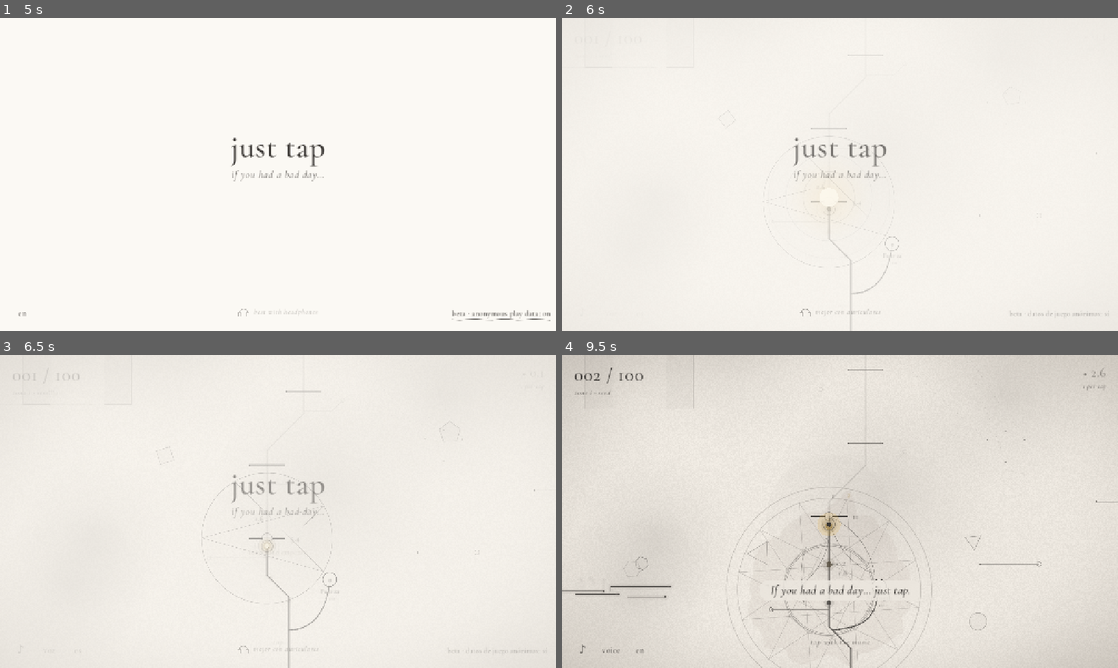
Above: before the commit, frames 1-4 (two rows, left to right).
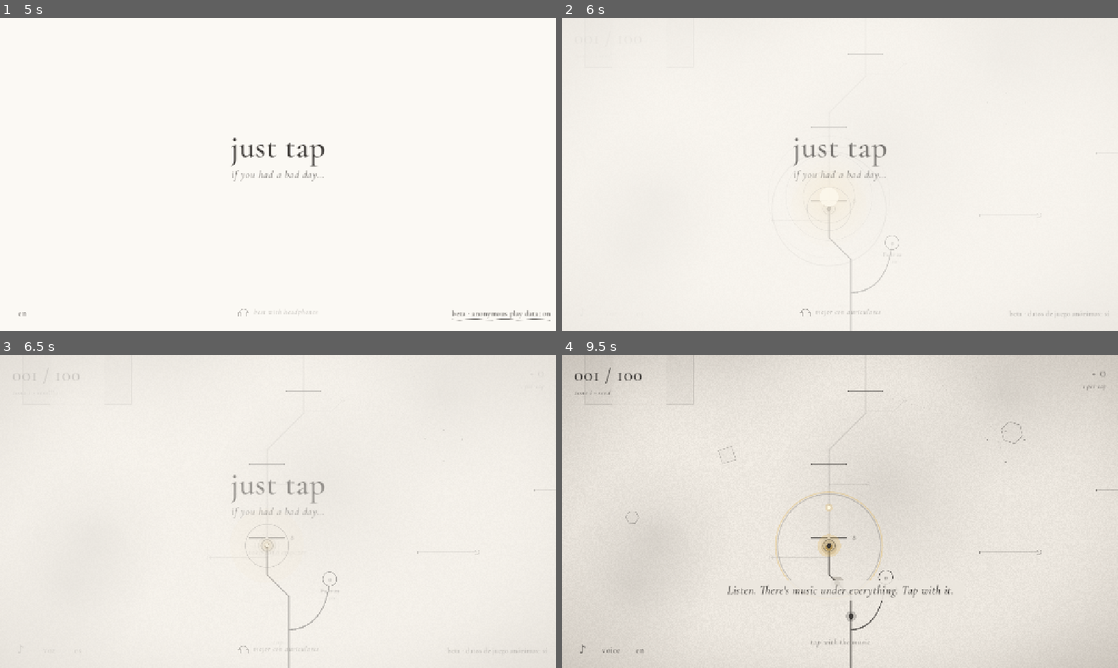
Above: after the commit, the same moments.

Repository: pablopalma/just-tap-repository
Game: Godot game, scene res://scenes/main.tscn
The game is run twice, just before and just after one commit, with the same random seed, the same clock (stepped at 60 frames per second) and the same inputs. Sound files missing from this copy of the repository are replaced by a short silence.
Inputs (mouse positions are in pixels of both pictures, inside the frame that each line leads up to):
- Up to frame 1 (5 s): click "en" at 0.5 s; click "es" at 1.25 s; click "beta · anonymous play data: on" at 2 s; click "beta · anonymous play data: o…" at 2.75 s; click "beta · anonymous play data: on" at 3.5 s; click "beta · anonymous play data: o…" at 4.25 s
- Up to frame 2 (6 s): tap Enter (ui_accept) at 5, 5.27, 5.57 s; move the mouse to (962, 158) at 5.02 s; hold Right (ui_right) 5.03-5.75 s; hold Space 5.03-5.75 s; click (962, 158) at 5.17 s; click "en" at 5.75 s
- Up to frame 3 (6.5 s): no input
- Up to frame 4 (9.5 s): click "es" at 6.5 s; tap Enter (ui_accept) at 7.25, 7.52, 7.82, 9.02, 9.32 s; move the mouse to (728, 527) at 7.27 s; hold Down (ui_down) 7.28-8.03 s; tap Space at 7.35, 8.85 s; click (728, 527) at 7.42 s; move the mouse to (895, 442) at 8.02 s; hold Right (ui_right) 8.03-8.78 s; hold Space 8.03-8.78 s; click (895, 442) at 8.17 s; move the mouse to (812, 574) at 8.77 s; hold Up (ui_up) from 8.78 s (still down); click (812, 574) at 8.92 s

Frame 1 is identical in both runs. In frame 2, 0.2% of the frame differs, in the area x 36-61%, y 11-89%; in frame 3, 0.4%; in frame 4, 3.5%, in the area x 0-100%, y 4-100%.

Commit message:
La práctica del pulso para jugadores nuevos; notas de luz más visibles; 0.18.0-beta
Por un comentario en Reddit: antes de que suba la línea, una práctica
tranquila. Tres toques sueltos, cada uno una nota suave con el tema
apagado y bajo; después el pulso entra con las mismas notas de luz del
juego, y con cuatro toques a tiempo se abre en dorado y arranca. Usa las
voces que ya existían, nunca deja trabado y queda en la telemetría.
Las notas de luz, menos transparentes, y en las primeras barreras siguen
llegando desde abajo de la línea.

Co-Authored-By: Claude Opus 5.5 <noreply@anthropic.com>

Diff:
--- a/scripts/build_flags.gd
+++ b/scripts/build_flags.gd
@@ -22,7 +22,7 @@
 const TREE_INLINE := true
 
 ## Shown in the play data so balance can be compared between builds.
-const VERSION := "0.17.3-beta"
+const VERSION := "0.18.0-beta"
 
 ## Google Apps Script web app that receives the beta play data (docs/beta-datos.md). Empty: nothing
 ## is recorded and the title screen does not offer the switch.
--- a/scripts/main.gd
+++ b/scripts/main.gd
@@ -84,6 +84,8 @@
 const HOLD_LESSON_FROM := 12
 var lesson := false
 var _lesson_done := false
+## A new player's warm-up before the climb (scripts/world/warmup.gd): while it is on, taps go to it.
+var warmup: Warmup
 const NOW_START := 1.6  # seconds of bars and silence before the first hit
 var depth: DepthBackground
 var bird: GiantBird
@@ -334,6 +336,8 @@
 		return  # in a cinematic the tip plays on its own; in a story, we listen
 	if mode == Mode.INTRO:
 		_start()
+	elif warmup:
+		warmup.tap()
 	else:
 		GameState.tap("tap", Music.beat_at_tap())
 		_holding = true
@@ -361,8 +365,10 @@
 	# only once the tapping really adds up (3/11/2026: at barrier 6 it came less than a minute in)
 	if playing and g.stage >= HOLD_LESSON_FROM and not hud.hold_learned and g.taps_at_gate > 60:
 		Narrator.say("hold_1")
-	Music.pulse_on = lesson or (playing and Music.layers == 0 and g.beat_streak >= 2)
-	tip.lesson = lesson
+	var warm := warmup.phase if warmup else -1
+	Music.pulse_on = lesson or warm == 1 or (playing and Music.layers == 0 and g.beat_streak >= 2)
+	hud.warm = warm
+	tip.lesson = lesson or warm == 1   # the warm-up's beat part shows the game's own notes, bold
 	hud.lesson = lesson
 	tip.hold_k = clampf(_hold_t / HOLD_DELAY, 0.0, 1.0) if _holding else 0.0
 
@@ -405,6 +411,21 @@
 	GameState.running = true
 	if BuildFlags.is_dark(GameState.stage):
 		_enter_dark(true)  # a save from inside the dark
+	if cinematics_enabled and not SaveSystem.had_progress and GameState.stage == 1 and GameState.total_taps == 0 			and not GameState.cinemas.has("warmup"):
+		warmup = Warmup.new()
+		warmup.tip = tip
+		warmup.cam = camera
+		warmup.finished.connect(_on_warmup_done)
+		add_child(warmup)
+
+
+## The warm-up is over: the beat is learned if enough taps landed on it, and the climb begins.
+func _on_warmup_done(on_beat: int, taps: int) -> void:
+	GameState.cinemas["warmup"] = true
+	_lesson_done = on_beat >= Warmup.BEAT_TAPS
+	Telemetry.event("warmup", {"on_beat": on_beat, "taps": taps})
+	warmup.queue_free()
+	warmup = null
 
 
 ## The spark has become the tip: a soft wave of gold from it, and a note.
@@ -1021,6 +1042,9 @@
 	if intro != null:
 		_start()
 	_stop_cinematic(true)
+	if warmup:   # jumping somewhere skips the new player's warm-up
+		warmup.queue_free()
+		warmup = null
 	_pano = 0.0
 	# Visuals first: the jump itself may start a star or a fork, which must survive.
 	colour_wave.clear()
--- a/scripts/ui/hud.gd
+++ b/scripts/ui/hud.gd
@@ -23,6 +23,8 @@
 var hold_learned := false
 ## Main's lesson on the beat is on: its hint stays up the whole time.
 var lesson := false
+## Main's warm-up for a new player: 0 one tap at a time, 1 with the beat, -1 none.
+var warm := -1
 var _praise_t := 0.0
 
 
@@ -130,7 +132,13 @@
 	_beat_learned = _beat_learned or g.beat_streak >= 3
 	hold_learned = hold_learned or g.hold_taps_at_gate >= 4
 	if g.running and not g.finished and not g.cinematic:
-		if _total_taps < 3 and g.stage == 1:
+		if warm == 0:
+			hint = Loc.t("hint_tap")
+		elif warm == 1:
+			hint = Loc.t("hint_beat")
+		elif warm == 2:
+			hint = Loc.t("hint_beat_ok")
+		elif _total_taps < 3 and g.stage == 1:
 			hint = Loc.t("hint_tap")
 		elif _praise_t > 0.0:
 			hint = Loc.t("hint_beat_ok")
--- a/scripts/world/beat_notes.gd
+++ b/scripts/world/beat_notes.gd
@@ -3,17 +3,18 @@
 ## The notes of light that show the beat (JUST_TAP_GODOT.md §1, "Tocar con la música"): a few
 ## notes climbing a path towards a light, each reaching it as its beat sounds, a small gold ring as it
 ## lands. The tip draws them on the line; a star's or a fork's lights on their own paths.
+## Less see-through since 4/11/2026: players missed them.
 
 const NOTES := 3
 const GAP := 64.0   # px between notes
 
 
-## How clearly they show: faint at first, clear while a run on the beat lasts.
+## How clearly they show: clear from the start, fully while a run on the beat lasts.
 static func strength() -> float:
 	var g := GameState
 	if not g.running or g.finished or g.cinematic or g.total_taps <= 0:
 		return 0.0
-	return 0.35 + 0.65 * minf(1.0, g.beat_streak / 4.0)
+	return 0.55 + 0.45 * minf(1.0, g.beat_streak / 4.0)
 
 
 ## Draws them on `ci` for a light at `light` (in ci's space). `back` gives the point `d` px behind the
@@ -29,13 +30,13 @@
 		if p == Vector2.INF:
 			continue
 		var near := 1.0 - d / (gap * NOTES)
-		var a := ring * lerpf(0.35, 0.85, bold) * smoothstep(0.0, 0.35, near)
+		var a := ring * lerpf(0.7, 1.0, bold) * smoothstep(0.0, 0.35, near)
 		var r := lerpf(3.0, 5.5, near) * lerpf(1.0, 1.3, bold)
 		var col := Palette.INK.lerp(Palette.GOLD.darkened(0.2), smoothstep(0.55, 0.9, near) * maxf(bold, 0.5))
-		ci.draw_circle(p, r * 2.2, Color(col, a * 0.18))
+		ci.draw_circle(p, r * 2.2, Color(col, a * 0.25))
 		ci.draw_circle(p, r, Color(col, a))
 	# the moment of the beat: the note lands in the light and opens a small ring
 	var land := 1.0 - minf(1.0, ph / 0.25)
 	if land > 0.0:
 		ci.draw_arc(light, lerpf(12.0, 26.0, 1.0 - land), 0.0, TAU, 40,
-			Color(Palette.GOLD.darkened(0.2), 0.5 * land * ring), 1.5, true)
+			Color(Palette.GOLD.darkened(0.2), 0.7 * land * ring), 1.5, true)
--- a/scripts/world/tip.gd
+++ b/scripts/world/tip.gd
@@ -89,8 +89,11 @@
 ## The beat as notes of light climbing the line (BeatNotes), each reaching the tip as its beat sounds.
 func _draw_notes(ring: float) -> void:
 	var at := lit + jolt
+	# below the line's start (the very first barriers) they keep coming, straight on from below
+	var start: Vector2 = path.pos_at(0.0)
+	var down: Vector2 = (start - path.pos_at(8.0)).normalized()
 	BeatNotes.draw(self, Vector2.ZERO, func(d: float) -> Vector2:
-		return path.pos_at(at - d) - position if at - d >= 0.0 else Vector2.INF, ring, _bold)
+		return (path.pos_at(at - d) if at - d >= 0.0 else start + down * (d - at)) - position, ring, _bold)
 
 
 func _draw() -> void:
--- /dev/null
+++ b/scripts/world/warmup.gd
@@ -0,0 +1,147 @@
+class_name Warmup
+extends Node2D
+## A new player's first moments (4/11/2026, a player's suggestion on Reddit): before the line climbs,
+## a calm warm-up at the tip. First a few taps one at a time, each a soft note in a quiet room (the
+## theme muffled and low); then the beat comes in shown just as in the game, the notes of light
+## climbing the line to the tip (BeatNotes, drawn bold by the tip), and you tap as each one lands, until
+## a few are on the beat. The voice welcomes you (Main's own
+## greeting), gives the tip ("beat_1") and says you got it ("beat_2"). It never fails: after enough
+## taps it goes on anyway. Main sends it the taps and starts the game when it is finished.
+
+signal finished(on_beat: int, taps: int)
+
+const FREE_TAPS := 3      # one at a time, no rhythm yet
+const BEAT_TAPS := 4      # on the beat, to be done
+const MAX_TAPS := 14      # in the beat part: then it goes on anyway
+const RING := 46.0        # the light's ring, screen px
+const OUT_TIME := 1.8     # the ring opening in gold before the game starts
+## The theme while it lasts: muffled and low at first, opening as the beat comes in.
+const QUIET_CUT := 600.0
+const BEAT_CUT := 2200.0
+const QUIET_DB := -9.0
+
+var tip: Node2D
+var cam: Camera2D
+## 0 one tap at a time, 1 with the beat, 2 done.
+var phase := 0
+
+var _free := 0
+var _hits := 0
+var _taps := 0
+var _last_beat := -100
+var _t := 0.0
+var _out := -1.0
+var _blooms: Array[Dictionary] = []   # {t, gold}
+var _air: Tween
+
+
+func _ready() -> void:
+	z_index = 5
+	_set_air(QUIET_CUT, QUIET_DB, 1.5)
+
+
+func tap() -> void:
+	if phase == 0:
+		_free += 1
+		Music.play_celesta(_free * 2)   # a soft note climbing, no beat asked for yet
+		_blooms.append({"t": 0.0, "gold": false})
+		if _free >= FREE_TAPS:
+			phase = 1
+			_t = 0.0
+			_say("beat_1")
+			_set_air(BEAT_CUT, -4.0, 2.0)
+	elif phase == 1:
+		_taps += 1
+		var k: int = Music.beat_at_tap()
+		if k >= 0 and k != _last_beat:
+			_last_beat = k
+			_hits += 1
+			Music.play_accent(_hits)
+			_blooms.append({"t": 0.0, "gold": true})
+		else:
+			Music.play_tap(0.1, false)
+			_blooms.append({"t": 0.0, "gold": false})
+		if _hits >= BEAT_TAPS or _taps >= MAX_TAPS:
+			phase = 2
+			_out = 0.0
+			if _hits >= BEAT_TAPS:
+				_say("beat_2")
+			Music.play_milestone(1)
+			_set_air(20000.0, 0.0, 2.5)
+
+
+func _process(delta: float) -> void:
+	_t += delta
+	for b in _blooms:
+		b.t += delta
+	_blooms = _blooms.filter(func(b: Dictionary) -> bool: return b.t < 1.4)
+	if _out >= 0.0:
+		_out += delta
+		if _out >= OUT_TIME:
+			_out = -1.0
+			finished.emit(_hits, _taps)
+	if tip:
+		global_position = tip.global_position
+	queue_redraw()
+
+
+## Right now, not after the narrator's usual gap: the tip belongs to this moment. Marked as said, so
+## the game's own lesson does not repeat it.
+func _say(id: String) -> void:
+	GameState.said[id] = true
+	Narrator.say_now(id)
+
+
+## The theme's bus: how muffled (low-pass cutoff) and how loud, eased over `time`.
+func _set_air(cut: float, db: float, time: float) -> void:
+	var bus := AudioServer.get_bus_index(Music.TRACK_BUS)
+	if bus == -1:
+		return
+	var lp := AudioServer.get_bus_effect(bus, 0) as AudioEffectLowPassFilter
+	if _air:
+		_air.kill()
+	_air = create_tween().set_parallel()
+	if lp:
+		_air.tween_property(lp, "cutoff_hz", cut, time).set_trans(Tween.TRANS_SINE)
+	_air.tween_method(func(v: float) -> void: AudioServer.set_bus_volume_db(bus, v),
+		AudioServer.get_bus_volume_db(bus), db, time)
+
+
+func _exit_tree() -> void:
+	# whatever happens, the theme comes back as it was
+	var bus := AudioServer.get_bus_index(Music.TRACK_BUS)
+	if bus != -1:
+		AudioServer.set_bus_volume_db(bus, 0.0)
+		var lp := AudioServer.get_bus_effect(bus, 0) as AudioEffectLowPassFilter
+		if lp:
+			lp.cutoff_hz = 20000.0
+
+
+func _draw() -> void:
+	var px := 1.0 / (cam.zoom.x if cam else 1.0)   # one screen pixel, in the world
+	var gold := Palette.GOLD
+	var r := RING * px
+	var show := minf(1.0, _t / 1.2) if phase == 0 else 1.0
+	if phase == 0:
+		# the light breathes slowly, waiting: no beat asked for yet
+		var b := 0.5 + 0.5 * sin(_t * 1.6)
+		draw_circle(Vector2.ZERO, r * (1.6 + 0.3 * b), Color(gold, 0.06 * show))
+		draw_arc(Vector2.ZERO, r * (1.0 + 0.1 * b), 0.0, TAU, 64, Color(Palette.INK, 0.35 * show), 1.5 * px, true)
+	# the taps on the beat so far, as small lights around the ring
+	for i in _hits:
+		var a := -PI * 0.5 + TAU * i / BEAT_TAPS
+		var p := Vector2.from_angle(a) * r * 1.9
+		draw_circle(p, 9.0 * px, Color(gold, 0.25))
+		draw_circle(p, 4.0 * px, Color(1.0, 0.97, 0.88))
+	# each tap blooms: gold on the beat, soft ink otherwise
+	for b in _blooms:
+		var k: float = b.t / 1.4
+		var col: Color = gold if b.gold else Palette.INK
+		draw_arc(Vector2.ZERO, r * lerpf(1.0, 3.0, 1.0 - pow(1.0 - k, 3.0)), 0.0, TAU, 64,
+			Color(col, (0.7 if b.gold else 0.35) * (1.0 - k)), 2.5 * px, true)
+	# done: the ring opens in gold
+	if _out >= 0.0:
+		var k := _out / OUT_TIME
+		for i in 3:
+			var kk := clampf(k * 1.3 - i * 0.15, 0.0, 1.0)
+			draw_arc(Vector2.ZERO, r * lerpf(1.0, 9.0, kk), 0.0, TAU, 96, Color(gold, 0.8 * (1.0 - kk)), 3.0 * px, true)
--- /dev/null
+++ b/tools/warmup_test.gd
@@ -0,0 +1,50 @@
+extends Node
+## A new player's warm-up (scripts/world/warmup.gd): three calm taps a second or so apart, then taps
+## on the beat (one off it, to hear the difference) until it opens and the climb starts; then a few
+## game taps. Logs each step. Record it to see and hear it:
+## godot --path . --write-movie x.avi --fixed-fps 30 res://tools/warmup_test.tscn [-- en]
+
+const LENGTH := 32.0
+
+var _main: Node
+var _t := 0.0
+var _free_at := [4.0, 5.4, 6.8]
+var _last_beat := -100
+var _beat_taps := 0
+var _phase := -2
+
+
+func _ready() -> void:
+	SaveSystem.enabled = false
+	SaveSystem.had_progress = false
+	if "en" in OS.get_cmdline_user_args():
+		SaveSystem.lang = "en"
+	GameState.new_game()
+	_main = load("res://scenes/main.tscn").instantiate()
+	add_child(_main)
+
+
+func _process(delta: float) -> void:
+	_t += delta
+	if _t > 1.0 and _main.intro != null:
+		_main._start()
+	var w = _main.warmup
+	var ph: int = w.phase if w else -1
+	if ph != _phase:
+		_phase = ph
+		print("[%5.1f s] warm-up phase %d · game taps %d · barrier %d" % [_t, ph, GameState.total_taps, GameState.stage])
+	if not _free_at.is_empty() and _t >= _free_at[0]:
+		_free_at.pop_front()
+		_main._press()
+	elif _t > 8.5 and _t < LENGTH - 2.0:
+		var k: int = Music.beat_at_tap()
+		if k >= 0 and k != _last_beat and absf(fposmod(Music.heard_phase() + 0.5, 1.0) - 0.5) < 0.04:
+			_last_beat = k
+			_beat_taps += 1
+			if _beat_taps != 2:   # one beat skipped and tapped late instead, off the beat
+				_main._press()
+			else:
+				get_tree().create_timer(0.3).timeout.connect(_main._press)
+	if _t > LENGTH:
+		print("[%5.1f s] end · game taps %d · barrier %d · lesson done %s" % [_t, GameState.total_taps, GameState.stage, _main._lesson_done])
+		get_tree().quit()
--- /dev/null
+++ b/tools/warmup_test.tscn
@@ -0,0 +1,6 @@
+[gd_scene format=3]
+
+[ext_resource type="Script" path="res://tools/warmup_test.gd" id="1"]
+
+[node name="WarmupTest" type="Node"]
+script = ExtResource("1")
Not shown, added: scripts/world/warmup.gd.uid
